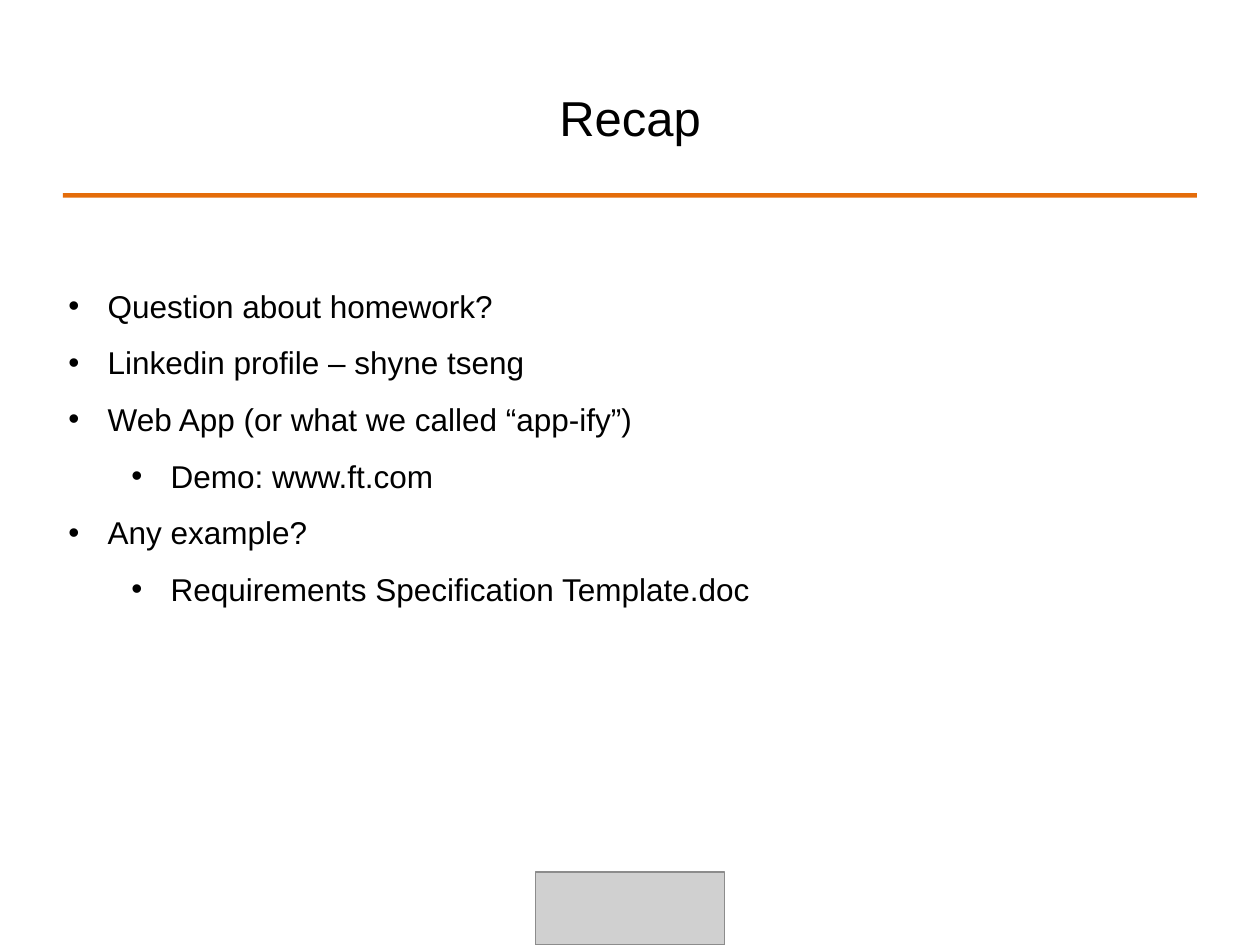
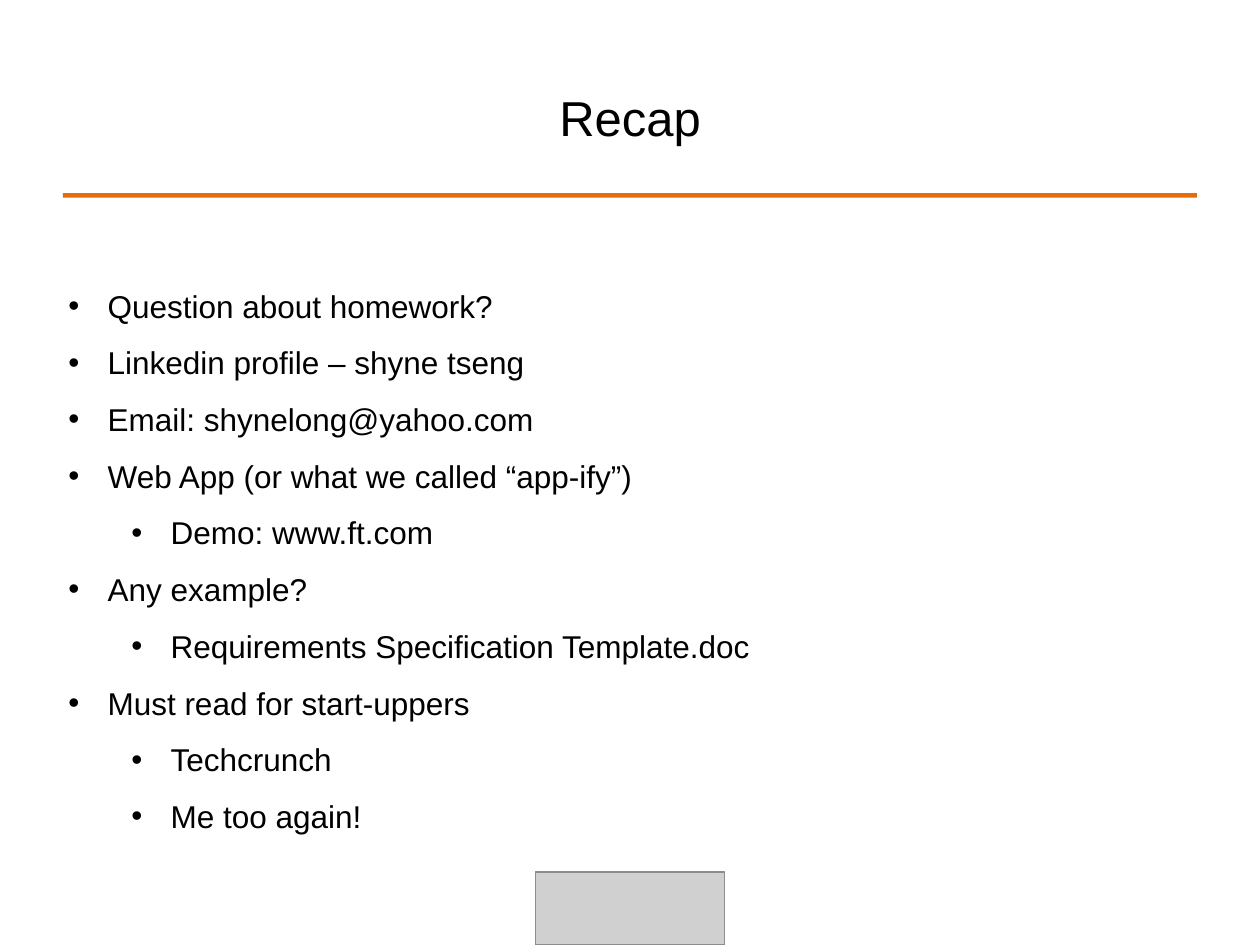
Before and after one commit to ALPHACamp/Camp-3-iOS-Dev, a slide deck: slide 2 of Class presentation/Week1 - Shyne/10-07-2014.ppt. Drawn at 1260x945 pixels with LibreOffice and Linux fonts; fonts in the diff are those of the drawing; grey boxes stand for pictures. Boxes give left, top, right and bottom in pixels: in the first picture for what was removed or moved away, otherwise in the second. Text is boxed around its words. In the diff, an @@ line names an element or a change of style, - is before the commit and + after.

```diff
--- a/Class presentation/Week1 - Shyne/10-07-2014.ppt
+++ b/Class presentation/Week1 - Shyne/10-07-2014.ppt
@@ text at bbox=[108, 408, 534, 437]: paragraph added @@
+• Email: shynelong@yahoo.com
@@ text at bbox=[108, 692, 470, 834]: paragraphs added @@
+• Must read for start-uppers
+  • Techcrunch
+  • Me too again!
```
Also in this commit, not shown: 1 slide added, 2 other files.
